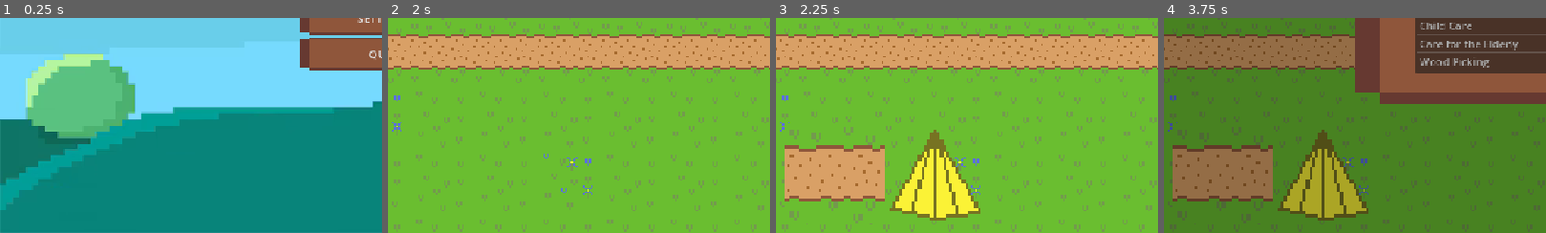
Above: before the commit, frames 1-4 (left to right).
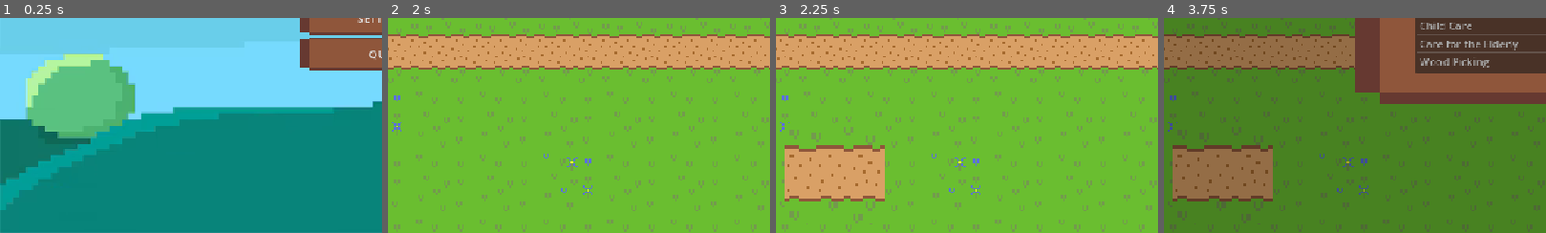
Above: after the commit, the same moments.

Repository: Dev-Karol1111/village
Game: Godot game, scene res://scenes/ui/menu.tscn
The game is run twice, just before and just after one commit, with the same random seed, the same clock (stepped at 60 frames per second) and the same inputs.
Inputs (mouse positions are % of the whole screen's width and height, from its top left):
- Up to frame 1 (0.25 s): no input
- Up to frame 2 (2 s): click "PLAY" at 0.5 s; click "New Game" at 1.25 s
- Up to frame 3 (2.25 s): click (93, 11) at 2 s
- Up to frame 4 (3.75 s): click (84, 11) at 2.75 s; click (75, 47) at 3.52 s
The pictures show only the part of the screen within x 0-50%, y 50-100%; the shares and areas given below are measured in that part.

Frames 1-2 are identical in both runs. In frame 3, 5.2% of the frame differs, in the area x 29-54%, y 52-95%; in frame 4, 5.2%.

Commit message:
Fix saving

Diff:
--- a/Builds/buildsList.tres
+++ b/Builds/buildsList.tres
@@ -4,9 +4,7 @@
 [ext_resource type="Script" uid="uid://cp850ln8fgsvp" path="res://scripts/bases/betting_base.gd" id="1_o5stl"]
 [ext_resource type="Resource" uid="uid://devk7oguqlrg0" path="res://Builds/road.tres" id="2_jj75n"]
 [ext_resource type="Script" uid="uid://bdlax846wpf2t" path="res://scripts/bases/ItemList.gd" id="4_tqkvp"]
-[ext_resource type="Resource" uid="uid://crgkto0bpuxst" path="res://Builds/hut.tres" id="7_2nwwk"]
 
 [resource]
 script = ExtResource("4_tqkvp")
 transport = Array[ExtResource("1_bkfmt")]([ExtResource("2_jj75n")])
-house = Array[ExtResource("1_bkfmt")]([ExtResource("7_2nwwk")])
--- a/scenes/map.tscn
+++ b/scenes/map.tscn
@@ -4,7 +4,6 @@
 [ext_resource type="Texture2D" uid="uid://c2mcgxfi3cwqb" path="res://assets/tileset.png" id="2_0cso3"]
 [ext_resource type="Script" uid="uid://c04pusap538xc" path="res://scripts/camera.gd" id="2_paxxb"]
 [ext_resource type="PackedScene" uid="uid://badikxqh2pubs" path="res://scenes/ui/edit_mode.tscn" id="3_gldc4"]
-[ext_resource type="PackedScene" uid="uid://dnduh6gbxsqos" path="res://dev/console.tscn" id="5_2klcf"]
 
 [sub_resource type="TileSetAtlasSource" id="TileSetAtlasSource_0cso3"]
 texture = ExtResource("2_0cso3")
@@ -100,12 +99,3 @@
 map = NodePath("..")
 
 [node name="opened" type="Node" parent="Mode" unique_id=391146998]
-
-[node name="console" parent="Mode" unique_id=222389498 instance=ExtResource("5_2klcf")]
-anchor_top = 0.84000003
-anchor_right = 0.469
-anchor_bottom = 1.5680001
-offset_left = 4.0
-offset_top = -377.32
-offset_right = 67.711975
-offset_bottom = -377.06403
--- a/scripts/autoload/game_events_managment.gd
+++ b/scripts/autoload/game_events_managment.gd
@@ -1,6 +1,6 @@
 extends Node
 
-var millstones : Dictionary[String, bool] = {}
+var millstones : Dictionary[String, bool] = {"game" : true}
 
 func _ready() -> void:
 	Signals.time_updated.connect(check_events)
--- a/scripts/bases/people.gd
+++ b/scripts/bases/people.gd
@@ -45,4 +45,4 @@
 		age = int(randf_range(65, 70))
 
 func get_data_in_dictionary() -> Dictionary:
-	return {"name" : name, "age" : age, "type" : type, "gender" : gender, "health" : healt}
+	return {"name" : name, "age" : age, "type" : type, "gender" : gender, "health" : healt, "work" : work}
--- a/scripts/bases/work_base.gd
+++ b/scripts/bases/work_base.gd
@@ -5,7 +5,7 @@
 @export var name_var := "Name"
 @export_enum("collecting", "looking after", "building", "special") var type : String
 @export var minimal_people := 0
-@export var time : TimeData
+@export var time : TimeData = TimeData.new()
 
 
 @export_subgroup("Collecting")
@@ -69,6 +69,7 @@
 			var new_output = ProductBase.new()
 			if dict["output"]:
 				new_output.name = dict["output"]
+			output = new_output
 
 		"looking after":
 			target_group = dict.get("target_group", target_group)
--- a/scripts/save_managment.gd
+++ b/scripts/save_managment.gd
@@ -49,6 +49,7 @@
 				var new_pepople := People.new()
 				new_pepople.generate_data(p["type"], p["name"], p["age"], p["gender"])
 				new_pepople.healt = p["health"]
+				new_pepople.work = p["work"]
 				Managment.people.append(new_pepople)
 
 		if info.has("experiments"):
@@ -104,6 +105,27 @@
 					BuildList.house.append(BuildIndex[info["avaible_building"][ab]])
 				elif "transport" in ab:
 					BuildList.transport.append(BuildIndex[info["avaible_building"][ab]])
+
+		if info.has("millstones"):
+			GameEventsManagment.millstones.clear()
+			for m in info["millstones"].keys():
+				GameEventsManagment.set(m, info["millstones"][m])
+		if info.has('can_work'):
+			PeopleManagment.can_work = bool(info["can_work"])
+
+		if info.has("time"):
+			TimeManagment.set_time(int(info["time"]))
+
+		if info.has("toturial_active"):
+			ToturialManagement.active_ids.clear()
+			ToturialManagement.active_ids.append_array(info["toturial_active"])
+
+		if info.has("toturial_emmited"):
+			ToturialManagement.emitted_ids.clear()
+			ToturialManagement.emitted_ids.append_array(info["toturial_emmited"])
+
+		if info.has("legacy_points"):
+			Managment.legacy_points = int(info["legacy_points"])
 	Signals.data_changed_ui.emit()
 
 func save(tilemap: TileMapLayer):
@@ -132,7 +154,8 @@
 		"time" : TimeManagment.time.to_one_data(),
 		"toturial_active" : ToturialManagement.active_ids,
 		"toturial_emmited" : ToturialManagement.emitted_ids,
-		"avaible_building" : {}
+		"avaible_building" : {},
+		"legacy_points" : Managment.legacy_points,
 	}
 
 	for b in Managment.betting:
--- a/scripts/ui/mode.gd
+++ b/scripts/ui/mode.gd
@@ -20,6 +20,10 @@
 	Signals.time_updated.connect(update_time)
 	Signals.add_information.connect(add_info)
 	Signals.remove_information.connect(remove_info)
+	if OS.is_debug_build():
+		print("ITS debuggg")
+		var console = load("res://dev/console.tscn").instantiate()
+		add_child(console)
 
 # Called every frame. 'delta' is the elapsed time since the previous frame.
 func _process(_delta: float) -> void:
Not shown, changed: export_presets.cfg
